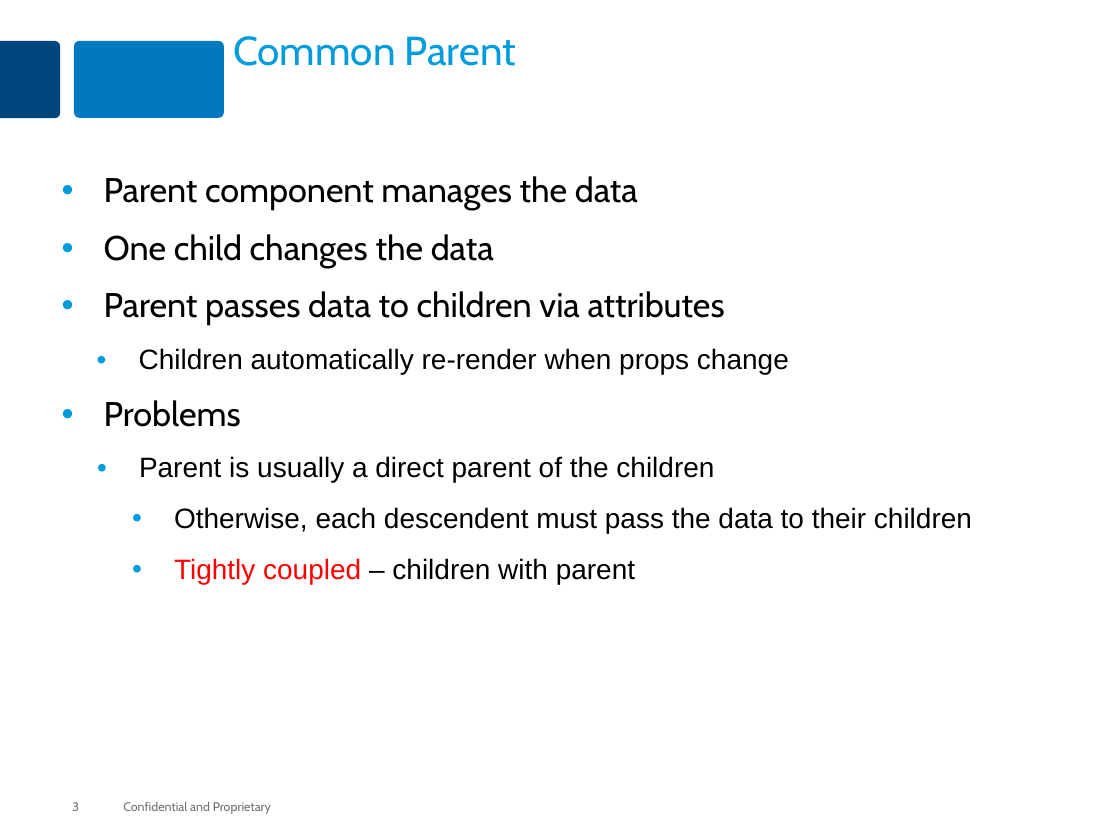
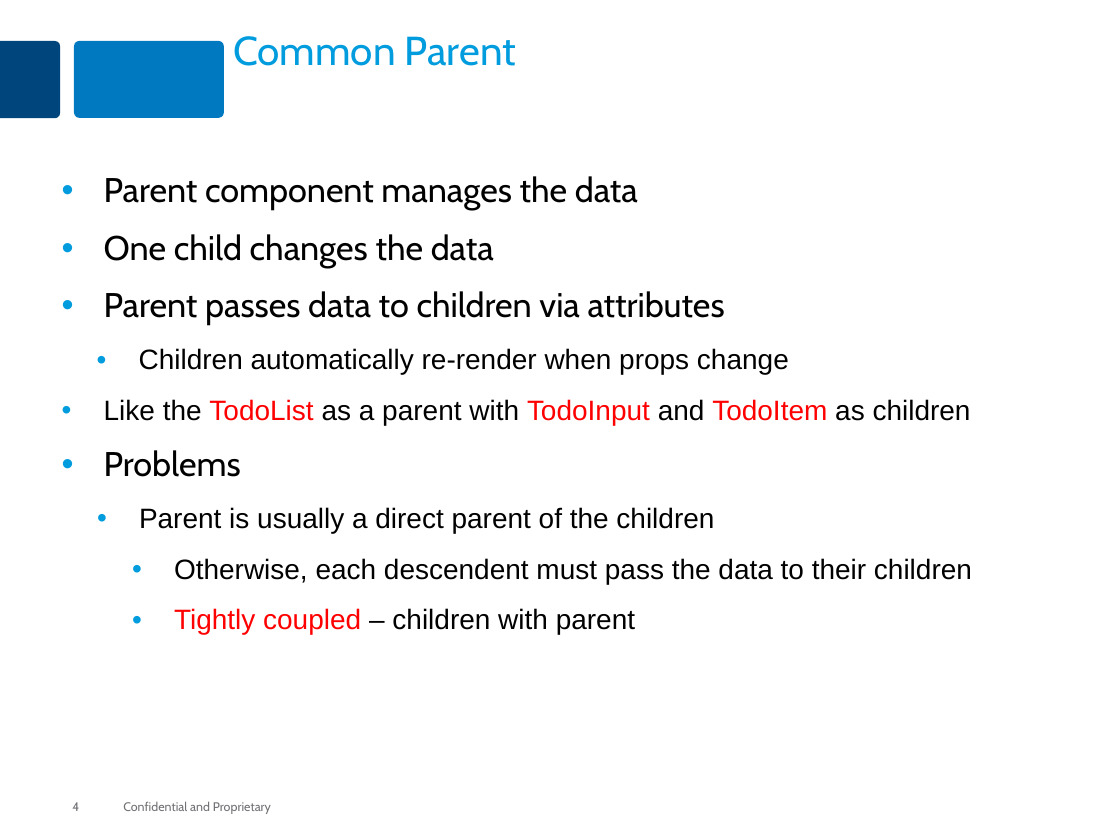
Before and after one commit to MaxMillington/react_practice, a slide deck: slide 4 of lesson-react-32-shared-state/react-shared-state.pptx (slide 3 before the commit). Drawn at 1120x840 pixels with LibreOffice and Linux fonts; fonts in the diff are those of the drawing. Boxes give left, top, right and bottom in pixels: in the first picture for what was removed or moved away, otherwise in the second. Text is boxed around its words. In the diff, an @@ line names an element or a change of style, - is before the commit and + after.

```diff
--- a/lesson-react-32-shared-state/react-shared-state.pptx
+++ b/lesson-react-32-shared-state/react-shared-state.pptx
@@ text at [104, 399, 971, 425]: paragraph added @@
+  • Like the TodoList as a parent with TodoInput and TodoItem as children
@@ page number at [72, 802, 79, 811]: text changed @@
-3
+4
```
Also in this commit, not shown: 3 other slides changed, 1 slide added, 6 other files.
